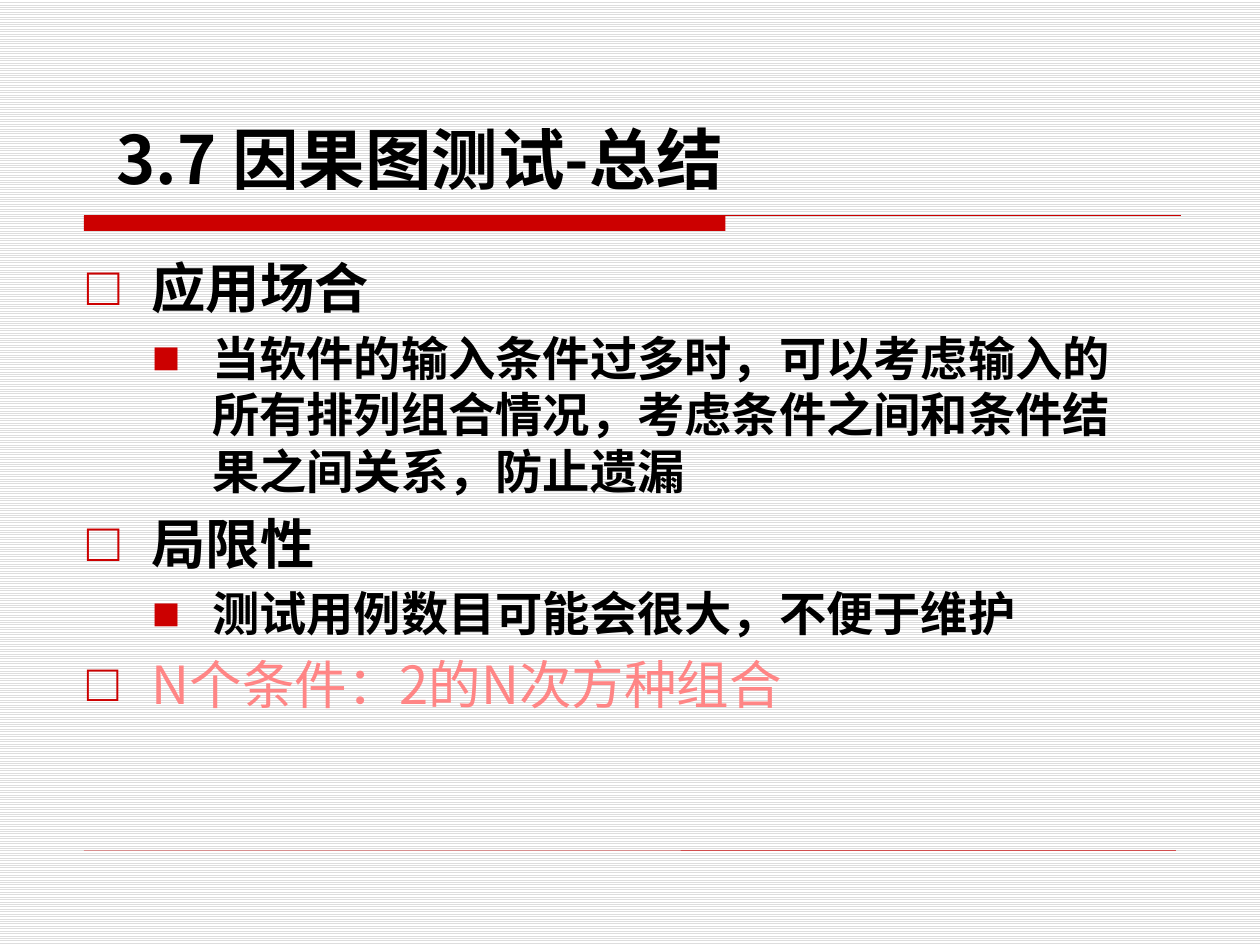
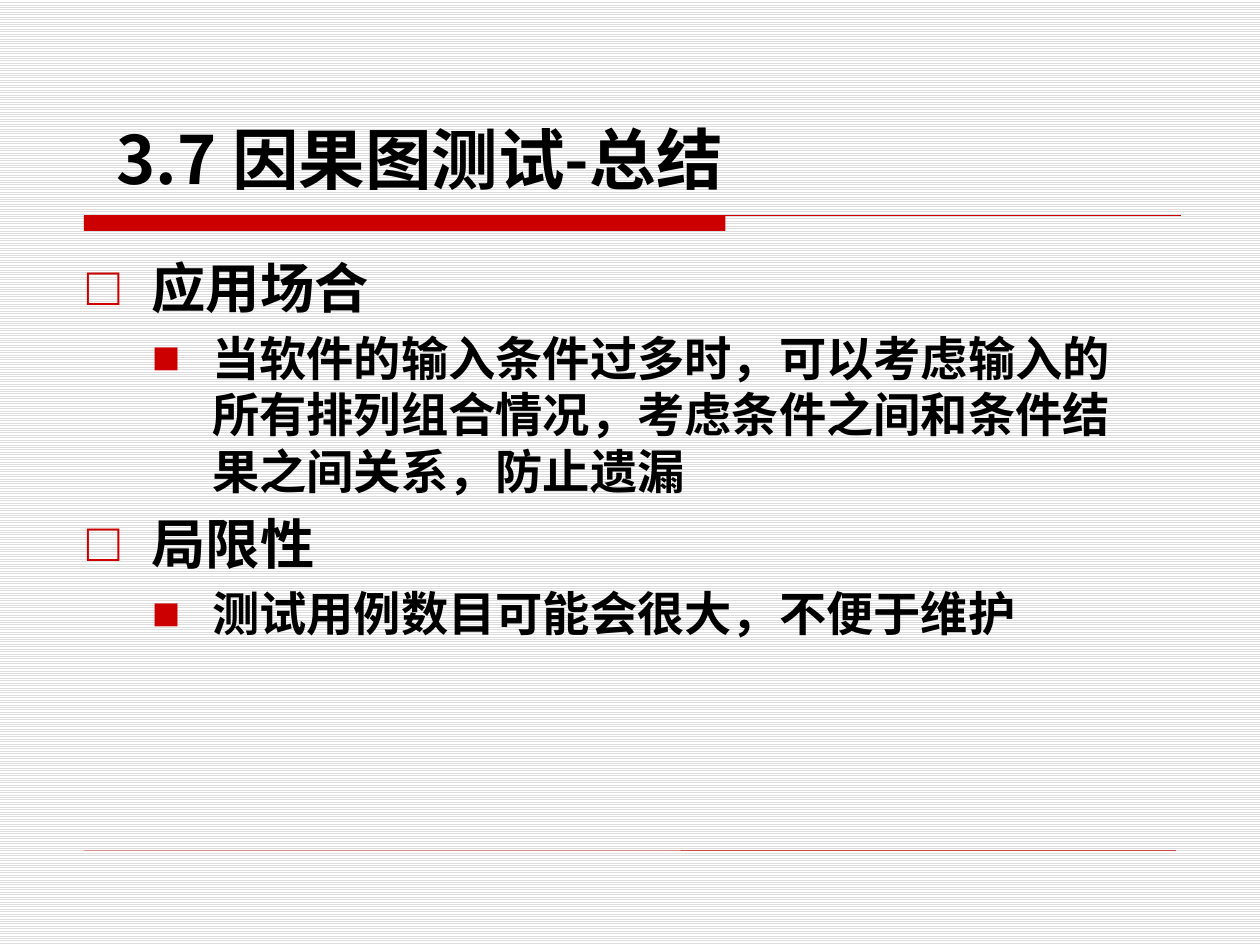
Before and after one commit to edu2act/course-foundation-software-tesing, a slide deck: slide 21 of PPT/第二部分 软件测试技术/3.8 黑盒测试技术 -因果图 .pptx (slide 19 before the commit). Drawn at 1260x945 pixels with LibreOffice and Linux fonts; fonts in the diff are those of the drawing. Boxes give left, top, right and bottom in pixels: in the first picture for what was removed or moved away, otherwise in the second. Text is boxed around its words. In the diff, an @@ line names an element or a change of style, - is before the commit and + after.

```diff
--- a/PPT/第二部分 软件测试技术/3.8 黑盒测试技术 -因果图 .pptx
+++ b/PPT/第二部分 软件测试技术/3.8 黑盒测试技术 -因果图 .pptx
@@ text at bbox=[152, 660, 782, 708]: paragraph removed @@
-□ N个条件：2的N次方种组合
```
Also in this commit, not shown: 9 other slides changed, 13 slides added, 12 slides removed, 7 other files.
